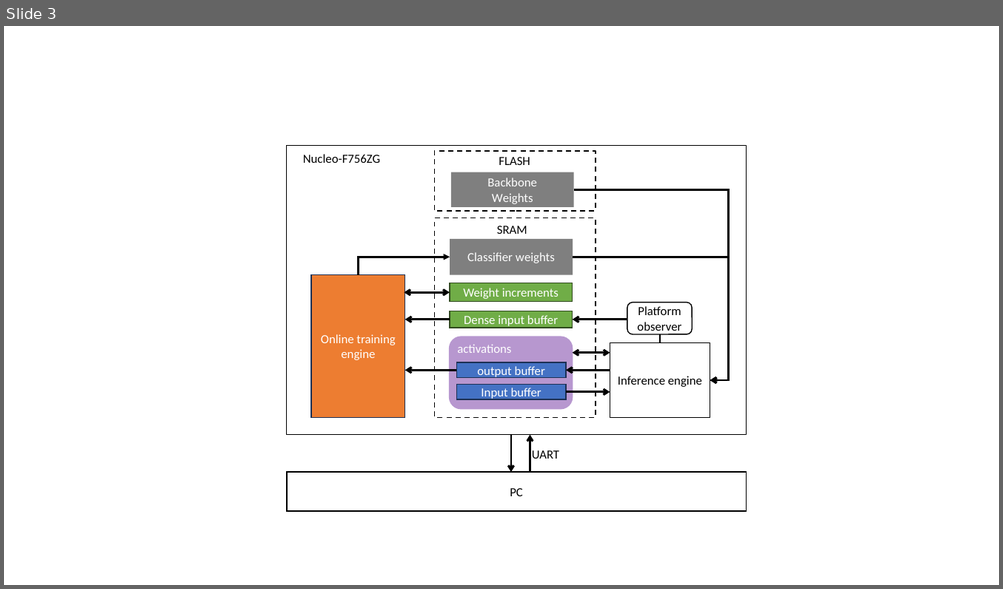
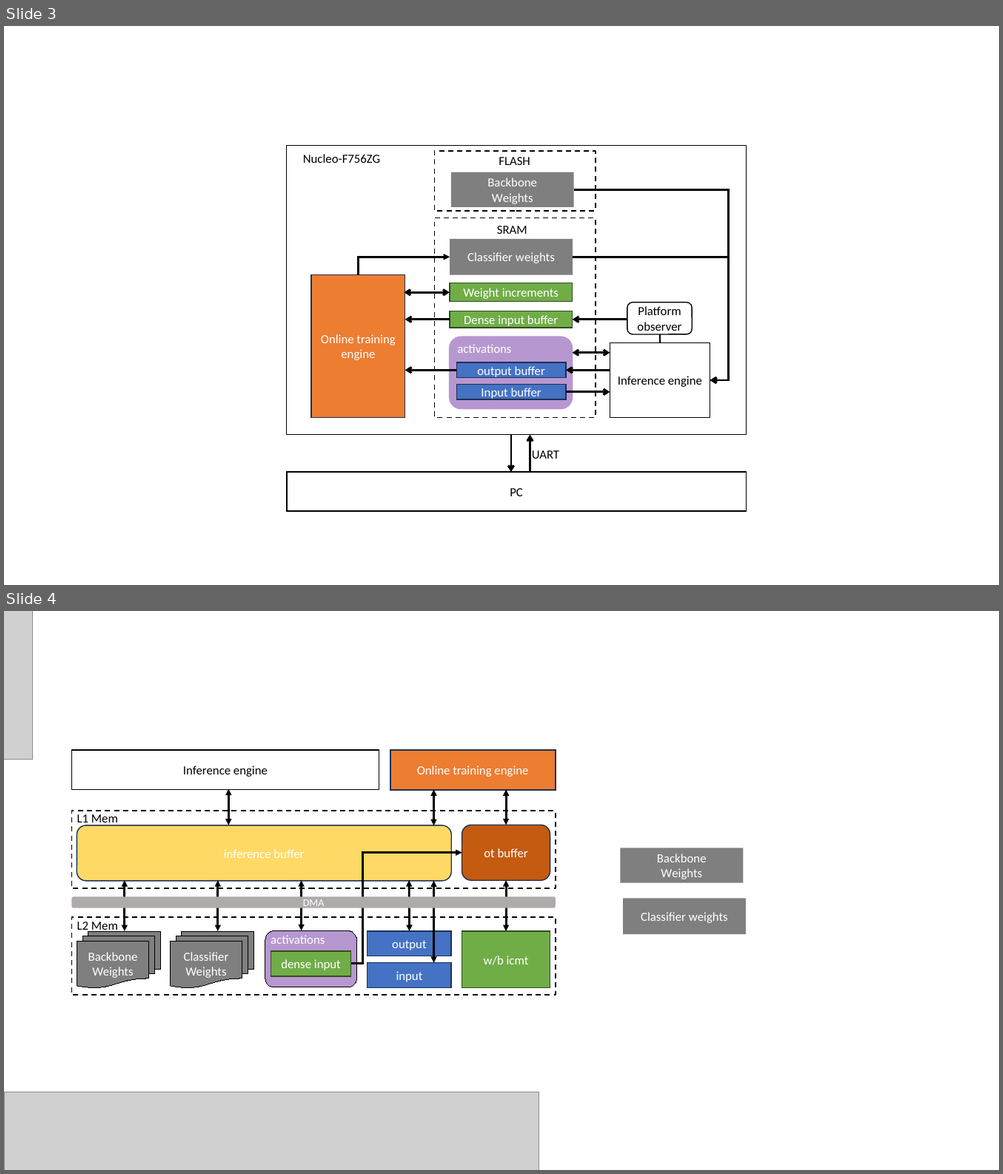
Before and after one commit to kangpx/onlineTiny2023, a slide deck: figures/fig.pptx. Shown one above the other, each under a label of ours: slide 3 before the commit, slides 3 and 4 after it. The pictures are 1003x589 and 1003x1174 pixels, drawn with LibreOffice and Linux fonts; fonts in the diff are those of the drawing; grey boxes stand for pictures; background and template pictures are left out. Boxes give left, top, right and bottom in pixels: in the first picture for what was removed or moved away, otherwise in the second. Text is boxed around its words. In the diff, an @@ line names an element or a change of style, - is before the commit and + after.

```diff
--- a/figures/fig.pptx
+++ b/figures/fig.pptx
@@ slide 4 added at box(4, 611, 999, 1170), background #FFFFFF @@
@@ picture added at box(4, 611, 32, 760) @@
@@ rectangle added at box(72, 750, 379, 789), fill #FFFFFF, outline #000000 1 pt, 12 pt, text #000000 @@
+Inference engine
@@ rectangle added at box(390, 751, 555, 790), fill #ED7D31, outline #1E3256 1 pt, 12 pt, text #FFFFFF @@
+Online training engine
@@ double arrow added from (228, 825) to (228, 789), #000000 2 pt @@
@@ double arrow added from (434, 826) to (434, 789), #000000 2 pt @@
@@ double arrow added from (506, 825) to (506, 789), #000000 2 pt @@
@@ rectangle added at box(72, 811, 555, 889), outline #000000 1.25 pt dashed @@
@@ rounded rectangle added at box(77, 826, 452, 881), fill #FFD966, outline #1E3256 1 pt, 12 pt, text #FFFFFF @@
+inference buffer
@@ text added at box(77, 815, 118, 826), 12 pt, text #000000 @@
+L1 Mem
@@ rounded rectangle added at box(462, 825, 550, 880), fill #C55A11, outline #1E3256 1 pt, 12 pt, text #FFFFFF @@
+ot buffer
@@ elbow arrow added from (351, 964) to (462, 853), #000000 2 pt @@
@@ rectangle added at box(620, 849, 743, 883), fill #000000 at 50% opacity, 12 pt, text #FFFFFF @@
+Backbone
+Weights
@@ rounded rectangle added at box(72, 897, 555, 908), fill #AFABAB, 10 pt, text #FFFFFF @@
+DMA
@@ double arrow added from (125, 932) to (125, 880), #000000 2 pt @@
@@ double arrow added from (218, 932) to (218, 880), #000000 2 pt @@
@@ double arrow added from (301, 931) to (301, 880), #000000 2 pt @@
@@ double arrow added from (409, 932) to (409, 880), #000000 2 pt @@
@@ double arrow added from (434, 963) to (434, 881), #000000 2 pt @@
@@ double arrow added from (506, 932) to (506, 880), #000000 2 pt @@
@@ rectangle added at box(623, 898, 745, 934), fill #000000 at 50% opacity, 12 pt, text #FFFFFF @@
+Classifier weights
@@ rectangle added at box(72, 917, 555, 995), outline #000000 1.25 pt dashed @@
@@ flow chart multidocument added at box(77, 932, 162, 988), fill #000000 at 50% opacity, outline #000000 0.75 pt, 12 pt, text #FFFFFF @@
+Backbone Weights
@@ text added at box(77, 922, 118, 933), 12 pt, text #000000 @@
+L2 Mem
@@ flow chart multidocument added at box(170, 932, 255, 988), fill #000000 at 50% opacity, outline #000000 0.75 pt, 12 pt, text #FFFFFF @@
+Classifier Weights
@@ rounded rectangle added at box(265, 931, 357, 988), fill #7030A0 at 50% opacity, outline #000000 0.75 pt @@
@@ text added at box(270, 935, 324, 944), 12 pt, text #FFFFFF @@
+activations
@@ rectangle added at box(367, 932, 452, 957), fill #4472C4, outline #1E3256 1 pt, 12 pt, text #FFFFFF @@
+output
@@ rectangle added at box(462, 932, 550, 988), fill #70AD47, outline #314C1F 1 pt, 12 pt, text #FFFFFF @@
+w/b icmt
@@ rectangle added at box(271, 951, 352, 977), fill #70AD47, outline #314C1F 1 pt, 12 pt, text #FFFFFF @@
+dense input
@@ rectangle added at box(367, 963, 452, 988), fill #4472C4, outline #1E3256 1 pt, 12 pt, text #FFFFFF @@
+input
@@ picture added at box(4, 1092, 539, 1170) @@
```
Also in this commit, not shown: 4 other files.
